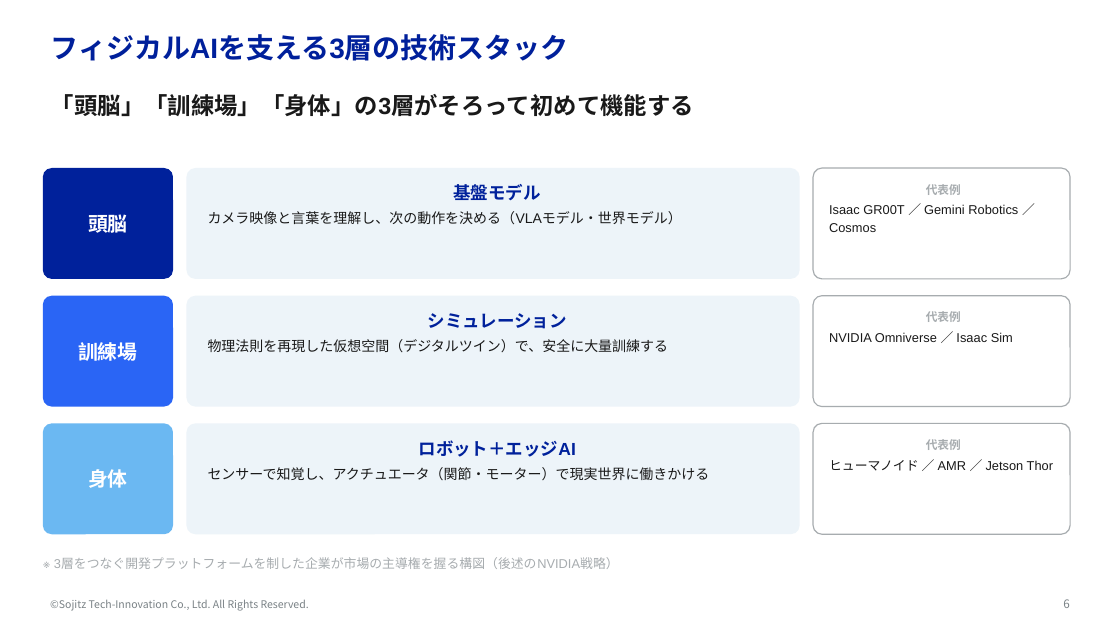
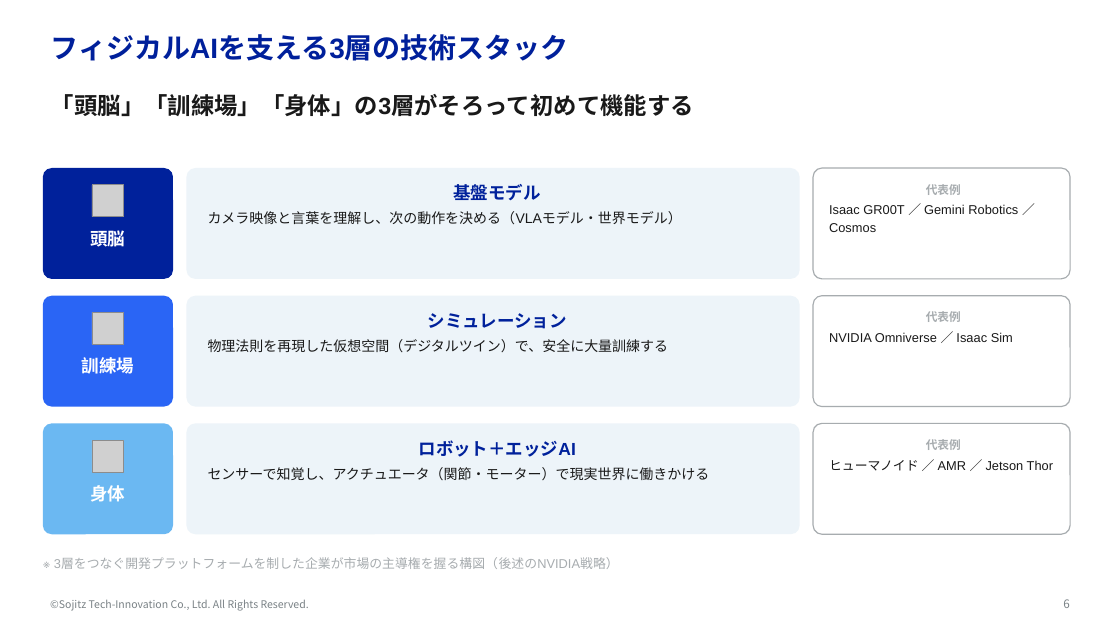
Before and after one commit to yktashiro2/aap, a slide deck: slide 6 of docs/フィジカルAI勉強会.pptx. Drawn at 1120x630 pixels with LibreOffice and Linux fonts; fonts in the diff are those of the drawing; grey boxes stand for pictures; background and template pictures are left out. Boxes give left, top, right and bottom in pixels: in the first picture for what was removed or moved away, otherwise in the second. Text is boxed around its words. In the diff, an @@ line names an element or a change of style, - is before the commit and + after.

```diff
--- a/docs/フィジカルAI勉強会.pptx
+++ b/docs/フィジカルAI勉強会.pptx
@@ picture added at (x1=92, y1=185, x2=124, y2=217) @@
@@ picture added at (x1=92, y1=313, x2=124, y2=344) @@
@@ size 17 to 15 pt; vertical alignment middle to top in 3 elements at (x1=43, y1=168, x2=173, y2=279), (x1=43, y1=296, x2=173, y2=407), (x1=43, y1=423, x2=173, y2=534) @@
@@ picture added at (x1=92, y1=440, x2=124, y2=472) @@
```
Also in this commit, not shown: 13 other slides changed, 2 slides added.
